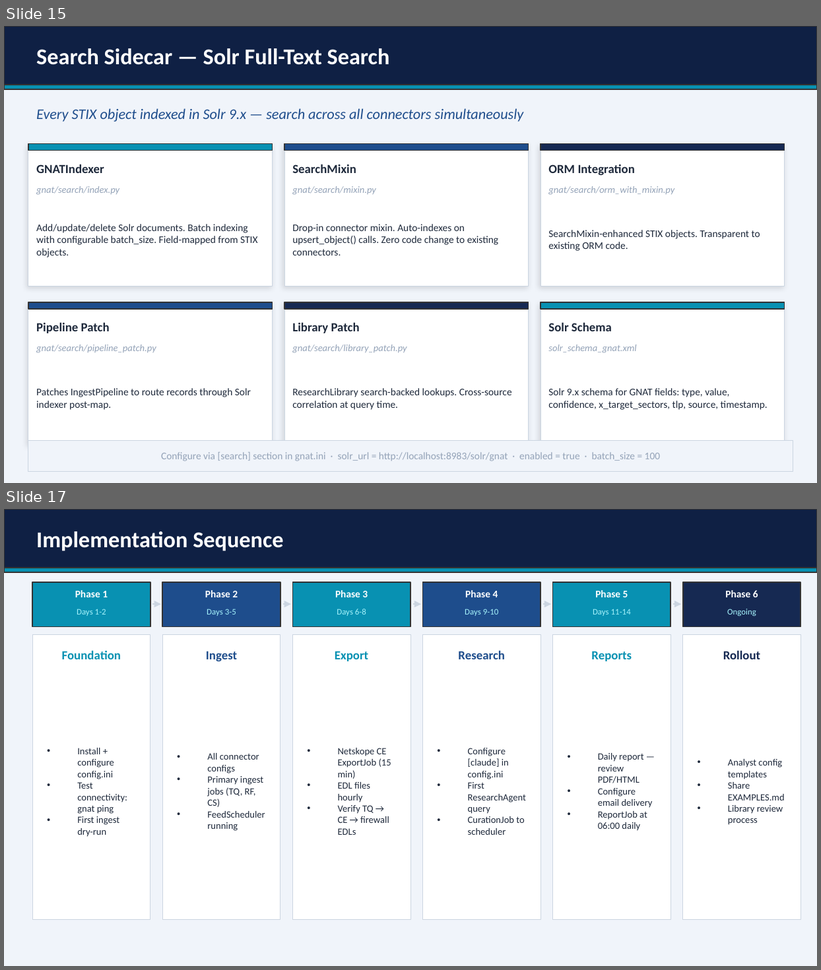
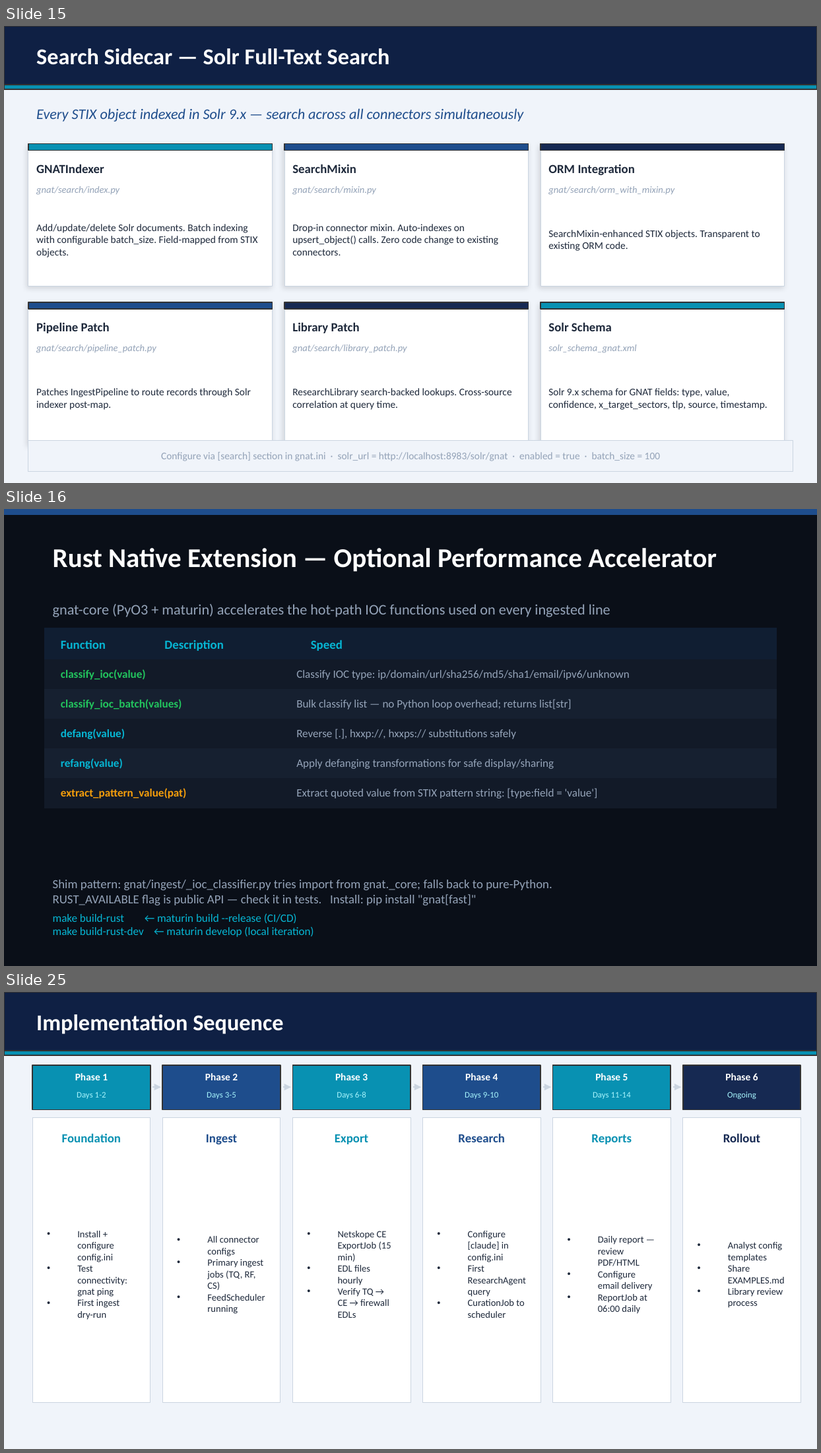
Before and after one commit to wrhalpin/GNAT, a slide deck: GNAT-Presentation.pptx. Shown one above the other, each under a label of ours: slides 15 and 17 before the commit, slides 15, 16 and 25 after it; the slides between them are not shown. The pictures are 821x970 and 821x1453 pixels, drawn with LibreOffice and Linux fonts; fonts in the diff are those of the drawing. Boxes give left, top, right and bottom in pixels: in the first picture for what was removed or moved away, otherwise in the second. Text is boxed around its words. In the diff, an @@ line names an element or a change of style, - is before the commit and + after.

```diff
--- a/GNAT-Presentation.pptx
+++ b/GNAT-Presentation.pptx
@@ slide 16 added at (4,509,817,966), background #FFFFFF @@
@@ rectangle added at (4,509,817,966), fill #0A0F18, outline #0A0F18 0.5 pt @@
@@ rectangle added at (4,509,817,515), fill #1E4D8C, outline #1E4D8C 0.5 pt @@
@@ text added at (53,548,717,572), 24 pt, text #FFFFFF, bold @@
+Rust Native Extension — Optional Performance Accelerator
@@ text added at (53,604,611,617), 13 pt, text #94A3B8 @@
+gnat-core (PyO3 + maturin) accelerates the hot-path IOC functions used on every ingested line
@@ rectangle added at (45,628,776,659), fill #101E32, outline #101E32 0.5 pt @@
@@ text added at (61,640,343,651), 11 pt, text #06B6D4, bold @@
+Function Description Speed
@@ rectangle added at (45,660,776,691), fill #121A28, outline #121A28 0.5 pt @@
@@ text added at (61,669,146,680), 10 pt, text #22C55E, bold @@
+classify_ioc(value)
@@ text added at (296,670,629,680), 10 pt, text #94A3B8 @@
+Classify IOC type: ip/domain/url/sha256/md5/sha1/email/ipv6/unknown
@@ rectangle added at (45,690,776,720), fill #162030, outline #162030 0.5 pt @@
@@ text added at (61,699,182,710), 10 pt, text #22C55E, bold @@
+classify_ioc_batch(values)
@@ text added at (296,699,572,710), 10 pt, text #94A3B8 @@
+Bulk classify list — no Python loop overhead; returns list[str]
@@ rectangle added at (45,720,776,750), fill #121A28, outline #121A28 0.5 pt @@
@@ text added at (61,729,125,739), 10 pt, text #06B6D4, bold @@
+defang(value)
@@ text added at (296,729,516,739), 10 pt, text #94A3B8 @@
+Reverse [.], hxxp://, hxxps:// substitutions safely
@@ rectangle added at (45,749,776,779), fill #162030, outline #162030 0.5 pt @@
@@ text added at (61,758,123,769), 10 pt, text #06B6D4, bold @@
+refang(value)
@@ text added at (296,759,554,769), 10 pt, text #94A3B8 @@
+Apply defanging transformations for safe display/sharing
@@ rectangle added at (45,779,776,809), fill #121A28, outline #121A28 0.5 pt @@
@@ text added at (61,788,186,799), 10 pt, text #F59E0B, bold @@
+extract_pattern_value(pat)
@@ text added at (296,788,598,799), 10 pt, text #94A3B8 @@
+Extract quoted value from STIX pattern string: [type:field = 'value']
@@ text added at (53,880,552,906), 11 pt, text #94A3B8 @@
+Shim pattern: gnat/ingest/_ioc_classifier.py tries import from gnat._core; falls back to pure-Python.
+RUST_AVAILABLE flag is public API — check it in tests. Install: pip install "gnat[fast]"
@@ text added at (53,914,314,937), 10 pt, text #06B6D4 @@
+make build-rust ← maturin build --release (CI/CD)
+make build-rust-dev ← maturin develop (local iteration)
@@ what was slide 17 is now slide 25 @@
```
Also in this commit, not shown: 5 slides changed, 7 other slides added, 3 other files.
